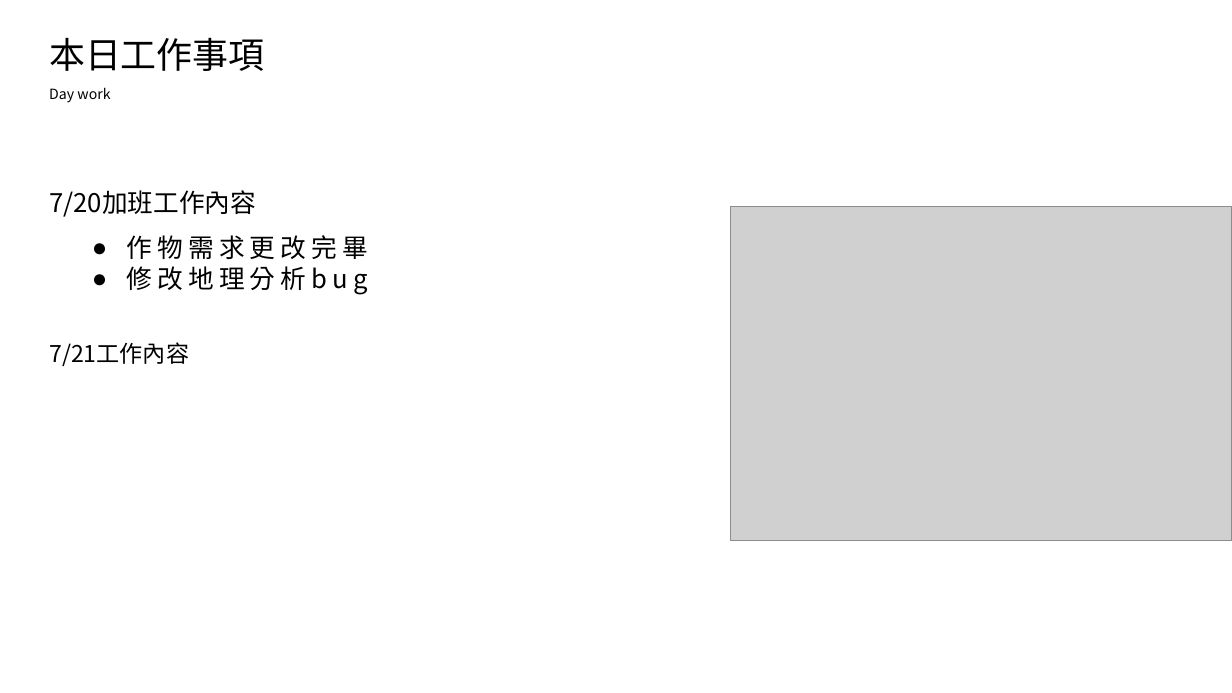
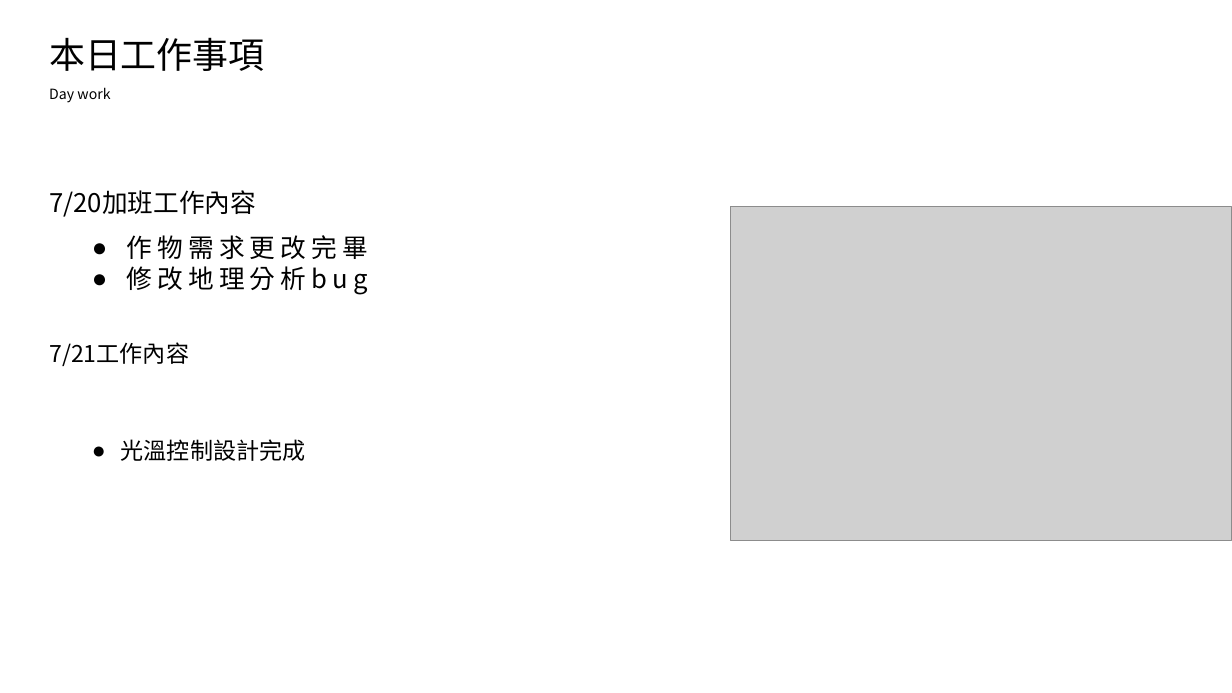
Before and after one commit to king637324/KnowledgeGreenhouseSystem, a slide deck: slide 2 of 工作日報_葉柏漢/2021.07.20(晚上加班)&2021.07.21工作日報_葉柏漢.pptx. Drawn at 1232x693 pixels with LibreOffice and Linux fonts; fonts in the diff are those of the drawing; grey boxes stand for pictures. Boxes give left, top, right and bottom in pixels: in the first picture for what was removed or moved away, otherwise in the second. Text is boxed around its words. In the diff, an @@ line names an element or a change of style, - is before the commit and + after.

```diff
--- a/工作日報_葉柏漢/2021.07.20(晚上加班)&2021.07.21工作日報_葉柏漢.pptx
+++ b/工作日報_葉柏漢/2021.07.20(晚上加班)&2021.07.21工作日報_葉柏漢.pptx
@@ text added at (x1=121, y1=439, x2=306, y2=461), 18 pt, text #000000 @@
+● 光溫控制設計完成
```
Also in this commit, not shown: 3 other slides changed, 1 slide added, 2 other files.
